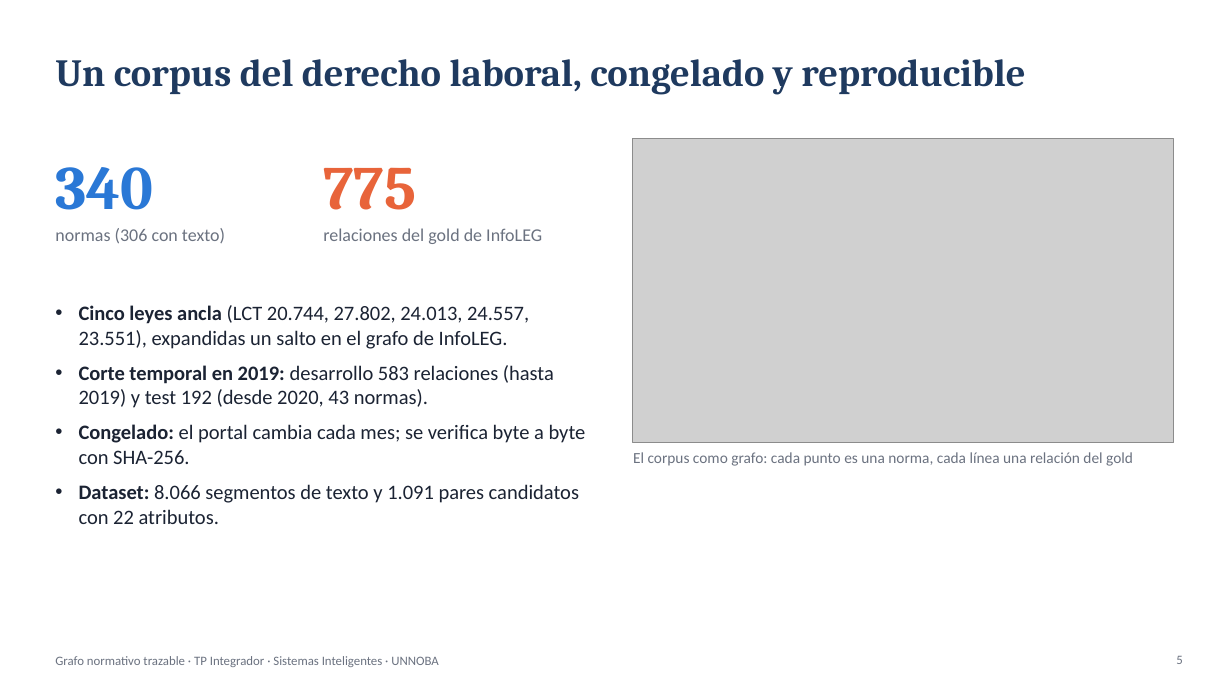
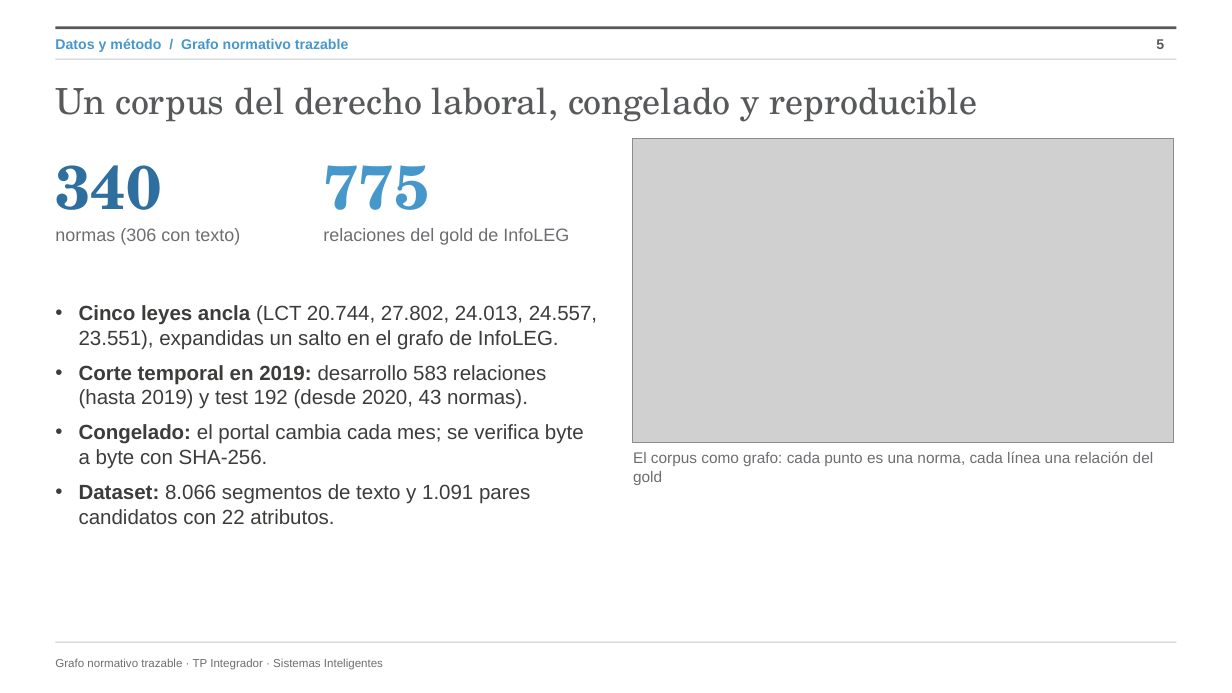
Before and after one commit to JuampiJPT/grafo-legal, a slide deck: slide 5 of docs/presentacion/presentacion_coloquio.pptx. Drawn at 1232x693 pixels with LibreOffice and Linux fonts; fonts in the diff are those of the drawing; grey boxes stand for pictures; background and template pictures are left out. Boxes give left, top, right and bottom in pixels: in the first picture for what was removed or moved away, otherwise in the second. Text is boxed around its words. In the diff, an @@ line names an element or a change of style, - is before the commit and + after.

Commit message:
Presentación con la identidad UNNOBA del manual (B74)

```diff
--- a/docs/presentacion/presentacion_coloquio.pptx
+++ b/docs/presentacion/presentacion_coloquio.pptx
@@ line added from (55, 28) to (1177, 28), #58595B 2.25 pt @@
@@ line added from (55, 59) to (1177, 59), #C6C7C8 0.75 pt @@
@@ text added at [55,38,348,52], 11 pt, text #4698CB, bold @@
+Datos y método / Grafo normativo trazable
@@ page number: place and size @@
-page number at [1176,656,1182,664]
+page number at [1156,39,1164,49]
@@ page number at [1156,39,1164,49]: size 10 to 11 pt, font Calibri to Arial, text colour #6B7280 to #58595B, bold on @@
@@ title "Un corpus del derecho laboral, ...": place and size @@
-title "Un corpus del derecho laboral, ..." at [55,59,1025,95]
+title "Un corpus del derecho laboral, ..." at [55,87,977,122]
@@ title "Un corpus del derecho laboral, ..." at [55,87,977,122]: size 30 to 28 pt, font Cambria to TeX Gyre Schola, text colour #1F3A5F to #58595B, bold off @@
@@ text "340" at [55,165,161,229]: font Cambria to TeX Gyre Schola, text colour #2A78D6 to #2F6F9F @@
@@ text "775" at [323,165,429,229]: font Cambria to TeX Gyre Schola, text colour #E8643A to #4698CB @@
@@ text "Cinco leyes ancla (LCT 20.744, ..." at [79,305,597,524]: font Calibri to Arial, text colour #1B2333 to #3C3C3B @@
@@ font Calibri to Arial, text colour #6B7280 to #6D6E71 in 3 elements at [55,228,240,245], [323,228,569,245], [633,451,1154,485] @@
@@ text at [55,658,383,670]: text changed; size 10 to 9 pt; font Calibri to Arial; text colour #6B7280 to #6D6E71 @@
-Grafo normativo trazable · TP Integrador · Sistemas Inteligentes · UNNOBA
+Grafo normativo trazable · TP Integrador · Sistemas Inteligentes
@@ line added from (55, 642) to (1177, 642), #C6C7C8 0.75 pt @@
```
Also in this commit, not shown: 20 other slides changed, 6 other files.
